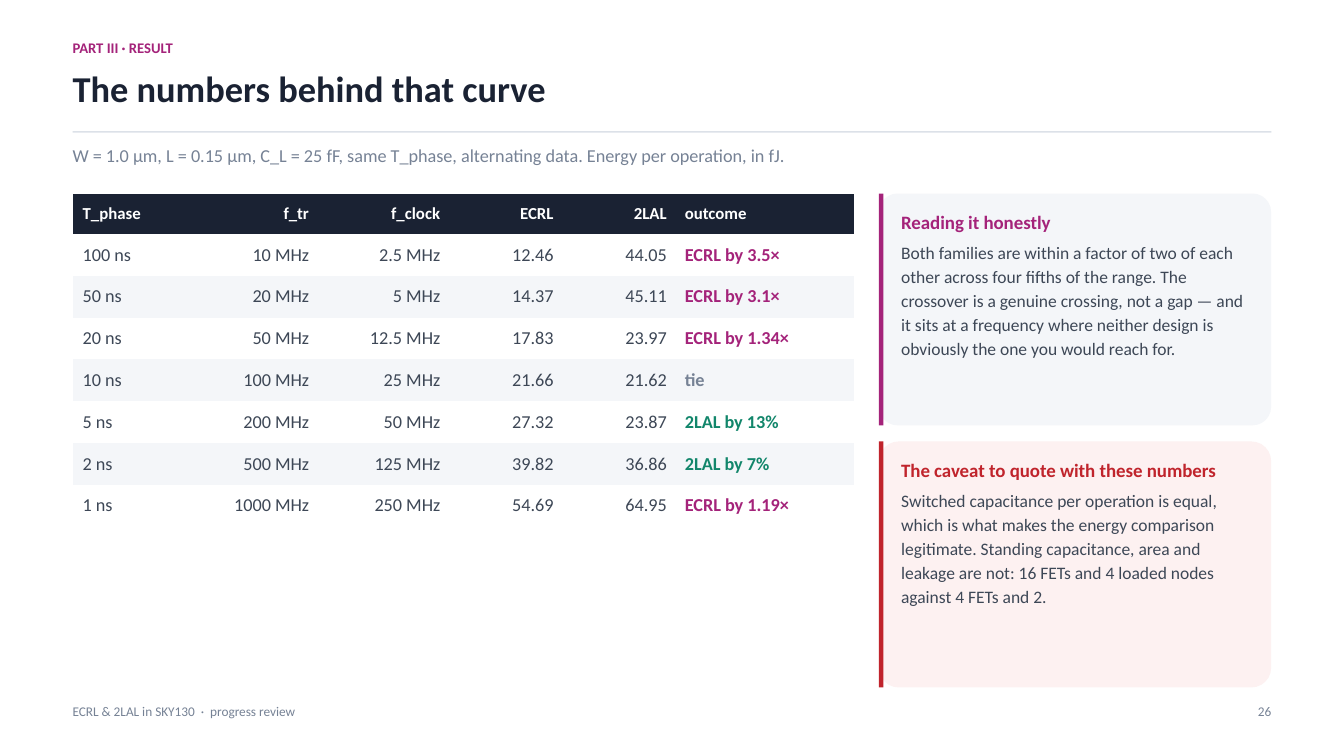
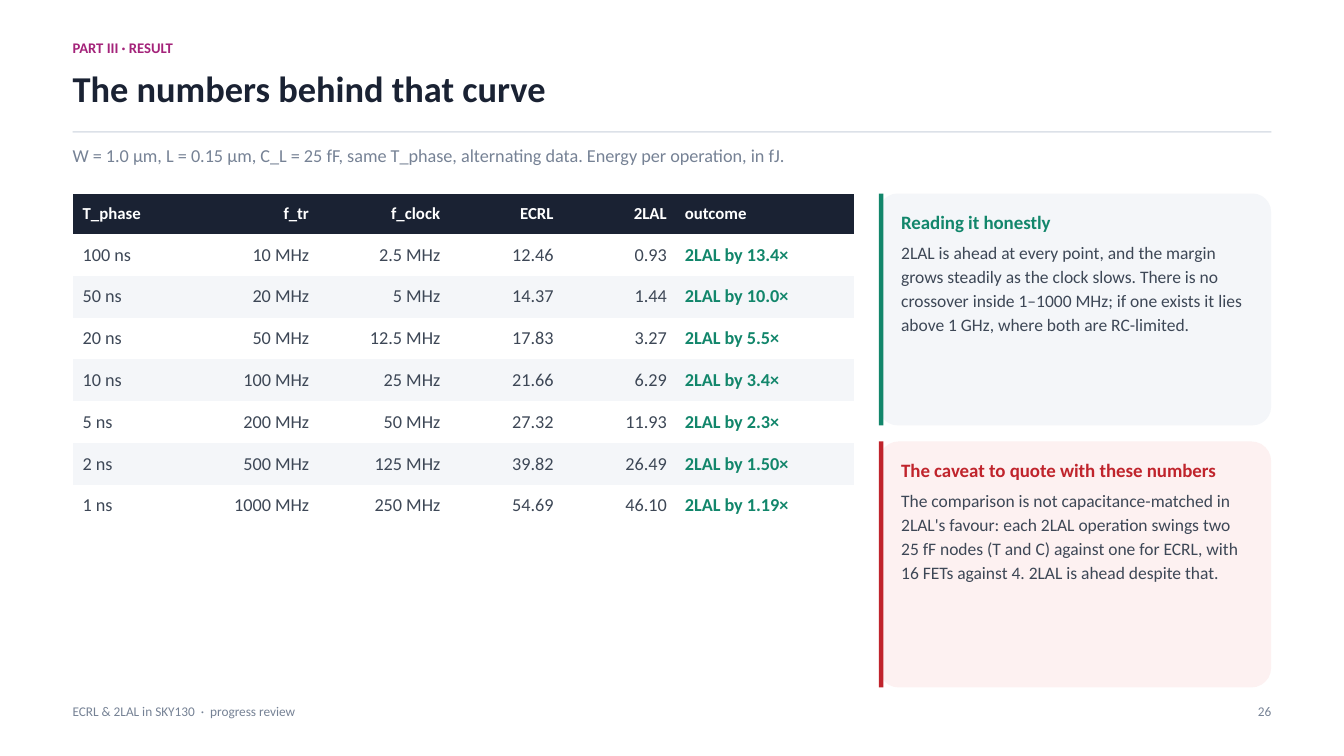
Before and after one commit to Sairam-Kesanapalli/Adiabatic_sweep, a slide deck: slide 26 of slides/ECRL_2LAL_Progress_Review.pptx. Drawn at 1344x756 pixels with LibreOffice and Linux fonts; fonts in the diff are those of the drawing. Boxes give left, top, right and bottom in pixels: in the first picture for what was removed or moved away, otherwise in the second. Text is boxed around its words. In the diff, an @@ line names an element or a change of style, - is before the commit and + after.

Commit message:
Slides update and energy meter calibration

```diff
--- a/slides/ECRL_2LAL_Progress_Review.pptx
+++ b/slides/ECRL_2LAL_Progress_Review.pptx
@@ table at <box>73,194,852,527</box> @@
-row 2, column 5: 44.05
+row 2, column 5: 0.93
-row 2, column 6: ECRL by 3.5×
+row 2, column 6: 2LAL by 13.4×
-row 3, column 5: 45.11
+row 3, column 5: 1.44
-row 3, column 6: ECRL by 3.1×
+row 3, column 6: 2LAL by 10.0×
-row 4, column 5: 23.97
+row 4, column 5: 3.27
-row 4, column 6: ECRL by 1.34×
+row 4, column 6: 2LAL by 5.5×
-row 5, column 5: 21.62
+row 5, column 5: 6.29
-row 5, column 6: tie
+row 5, column 6: 2LAL by 3.4×
-row 6, column 5: 23.87
+row 6, column 5: 11.93
-row 6, column 6: 2LAL by 13%
+row 6, column 6: 2LAL by 2.3×
-row 7, column 5: 36.86
+row 7, column 5: 26.49
-row 7, column 6: 2LAL by 7%
+row 7, column 6: 2LAL by 1.50×
-row 8, column 5: 64.95
+row 8, column 5: 46.10
-row 8, column 6: ECRL by 1.19×
+row 8, column 6: 2LAL by 1.19×
@@ rectangle at <box>879,194,883,425</box>: fill #A4237A to #12866B @@
@@ text at <box>901,215,1051,233</box>: text colour #A4237A to #12866B in "Reading it honestly" @@
@@ text at <box>901,247,1242,333</box>: text changed @@
-Both families are within a factor of two of each other across four fifths of the range. The crossover is a genuine crossing, not a gap — and it sits at a frequency where neither design is obviously the one you would reach for.
+2LAL is ahead at every point, and the margin grows steadily as the clock slows. There is no crossover inside 1–1000 MHz; if one exists it lies above 1 GHz, where both are RC-limited.
@@ text at <box>901,495,1238,582</box>: text changed @@
-Switched capacitance per operation is equal, which is what makes the energy comparison legitimate. Standing capacitance, area and leakage are not: 16 FETs and 4 loaded nodes against 4 FETs and 2.
+The comparison is not capacitance-matched in 2LAL's favour: each 2LAL operation swings two 25 fF nodes (T and C) against one for ECRL, with 16 FETs against 4. 2LAL is ahead despite that.
```
Also in this commit, not shown: 8 other slides changed, 15 other files.
